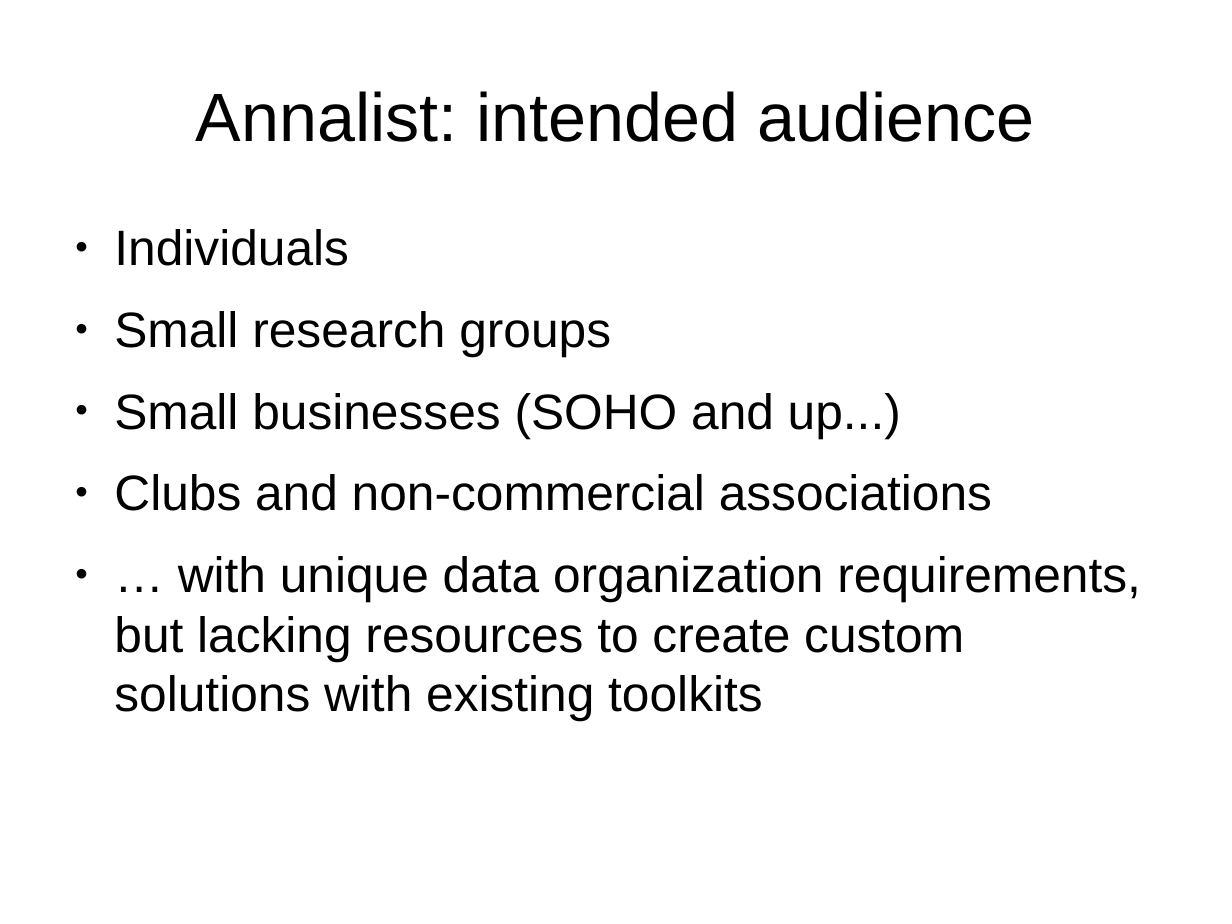
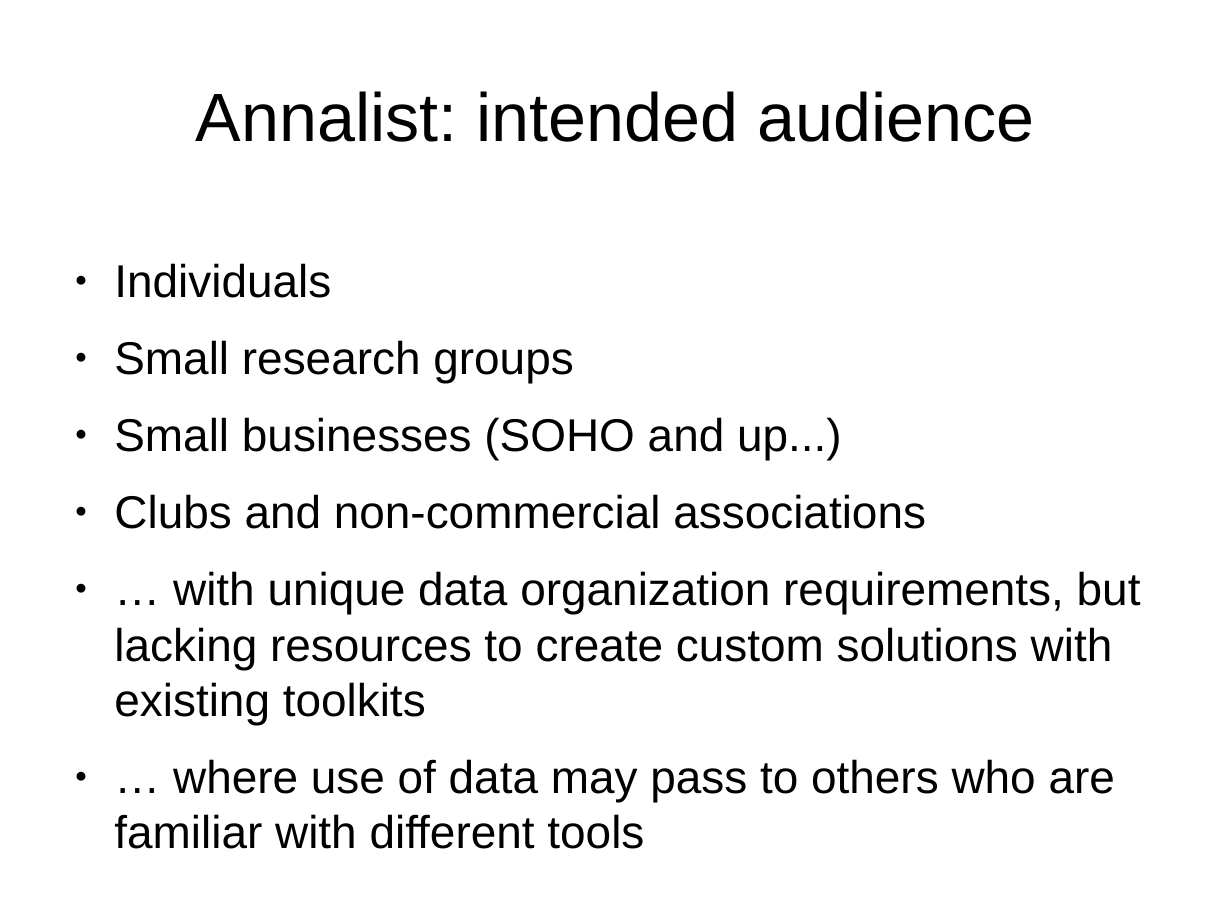
Before and after one commit to gklyne/annalist, a slide deck: slide 10 of presentations/annalist-pitch.odp (slide 11 before the commit). Drawn at 1232x924 pixels with LibreOffice and Linux fonts; fonts in the diff are those of the drawing. Boxes give left, top, right and bottom in pixels: in the first picture for what was removed or moved away, otherwise in the second. Text is boxed around its words. In the diff, an @@ line names an element or a change of style, - is before the commit and + after.

```diff
--- a/presentations/annalist-pitch.odp
+++ b/presentations/annalist-pitch.odp
@@ text "Individuals" moved from (x1=114, y1=229, x2=1141, y2=721) to (x1=114, y1=263, x2=1141, y2=802) @@
@@ text at (x1=114, y1=263, x2=1141, y2=725): size 32 to 29.6 pt in "Individuals", "Small research groups", "Small businesses (SOHO and up...)", "Clubs and non-commercial associations" and 1 more places @@
@@ text at (x1=173, y1=759, x2=1115, y2=802): paragraph added @@
+● … where use of data may pass to others who are familiar with different tools
```
Also in this commit, not shown: 11 other slides changed, 1 slide added, 5 other files.
